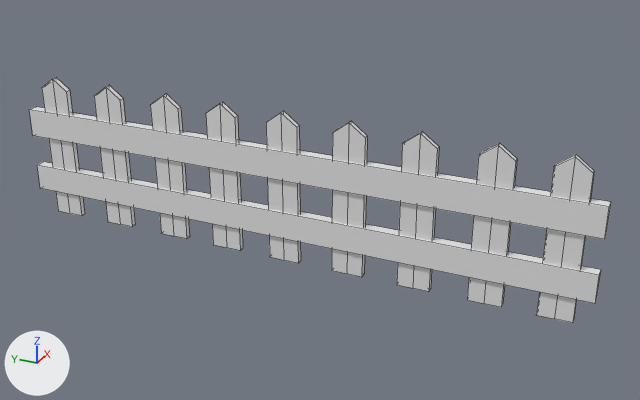
The Blender file models/fence1.blend as it was, and as the next commit left it.
Before and after are seen from a 50 mm camera at (-7.86, -3.97, 4.74) aimed at (0.11, -0.38, 0.75). Lighting does not change. The marker at lower left points along +X, +Y and +Z. The picture after the commit comes second. Mesh edges are drawn as thin lines.

The older version as bpy lines, for what is in view:
```python
me_cube = bpy.data.meshes.new('Cube')
me_cube.from_pydata(...)  # 124 vertices, 84 faces; spans x -0.06..0.06, y -3.36..3.36, z 0.0..1.74
me_cube.materials.append(mat_material)  # its picture is missing
ob_cube = bpy.data.objects.new('Cube', me_cube)
ob_cube.location = (0.0, 0.0, 0.0)
```
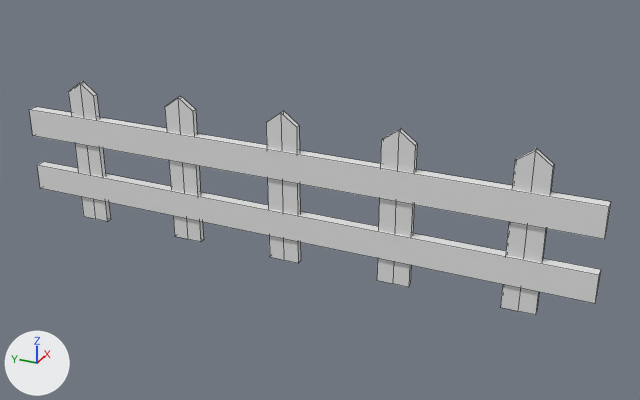
What differs and where, as boxes [x1, y1, x2, y2] in the pictures (640 x 400 px; the box of a moved part takes in the faces that stretch with it):
'Cube', reshaped: before [29, 77, 611, 323]; after [29, 81, 611, 315]
part 1 of me_cube, moved or reshaped: before [151, 94, 190, 239]; after [165, 96, 204, 242]
part 2 of me_cube, moved or reshaped: before [94, 85, 135, 227]; after [68, 81, 111, 221]
part 3 of me_cube, moved or reshaped: before [467, 143, 517, 307]; after [500, 148, 554, 315]
part 4 of me_cube, moved or reshaped: before [397, 132, 439, 292]; after [377, 128, 417, 287]
part 5 of me_cube, deleted: before [332, 121, 367, 277]
part 6 of me_cube, deleted: before [206, 102, 243, 250]
part 7 of me_cube, deleted: before [42, 77, 85, 216]
part 8 of me_cube, deleted: before [536, 154, 594, 323]

The change, as a diff of the scene's bpy script:
```diff
--- a/models/fence1.blend.py
+++ b/models/fence1.blend.py
@@ me_cube @@
 # used by ob_cube; location = (0.0, 0.0, 0.0)
-me_cube.from_pydata(...)  # 124 vertices, 84 faces; spans x -0.06..0.06, y -3.36..3.36, z 0.0..1.74
+me_cube.from_pydata(...)  # 76 vertices, 52 faces; spans x -0.06..0.06, y -3.36..3.36, z 0.0..1.74
+# me_cube part 1: the loose piece of 12 vertices spanning x -0.03..0.03, y 1.27..1.62, z 0.0..1.74 is moved by (0.0, -0.19, 0.0)
+# me_cube part 2: the loose piece of 12 vertices spanning x -0.03..0.03, y 2.03..2.39, z 0.0..1.74 is moved by (0.0, 0.36, 0.0)
+# me_cube part 3: the loose piece of 12 vertices spanning x -0.03..0.03, y -2.46..-2.1, z 0.0..1.74 is moved by (0.0, -0.35, 0.0)
+# me_cube part 4: the loose piece of 12 vertices spanning x -0.03..0.03, y -1.69..-1.34, z 0.0..1.74 is moved by (0.0, 0.22, 0.0)
+# me_cube part 5: the loose piece of 12 vertices spanning x -0.03..0.03, y -0.94..-0.58, z 0.0..1.74 is deleted
+# me_cube part 6: the loose piece of 12 vertices spanning x -0.03..0.03, y 0.55..0.91, z 0.0..1.74 is deleted
+# me_cube part 7: the loose piece of 12 vertices spanning x -0.03..0.03, y 2.79..3.14, z 0.0..1.74 is deleted
+# me_cube part 8: the loose piece of 12 vertices spanning x -0.03..0.03, y -3.17..-2.82, z 0.0..1.74 is deleted
 me_cube.materials.append(mat_material)
```
